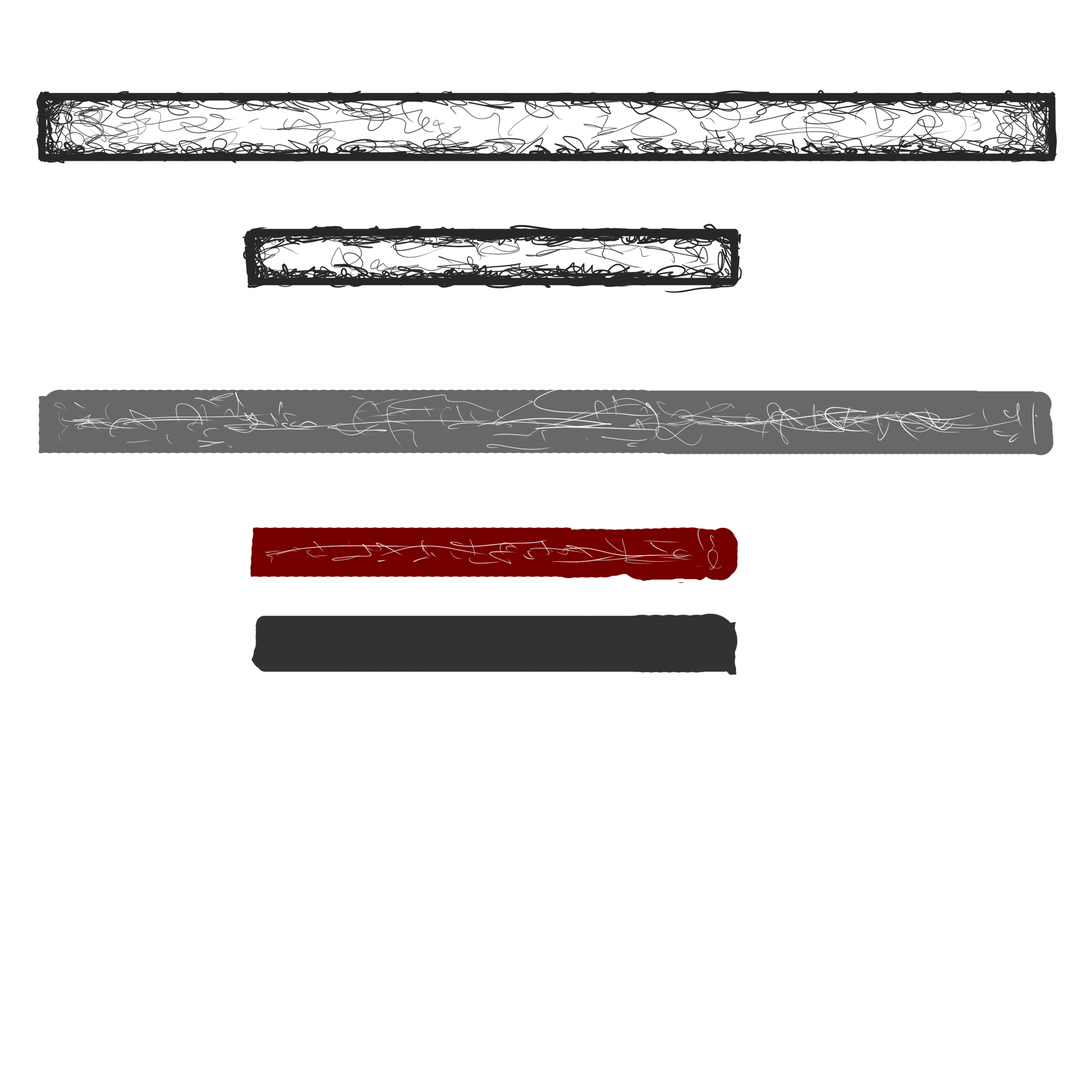
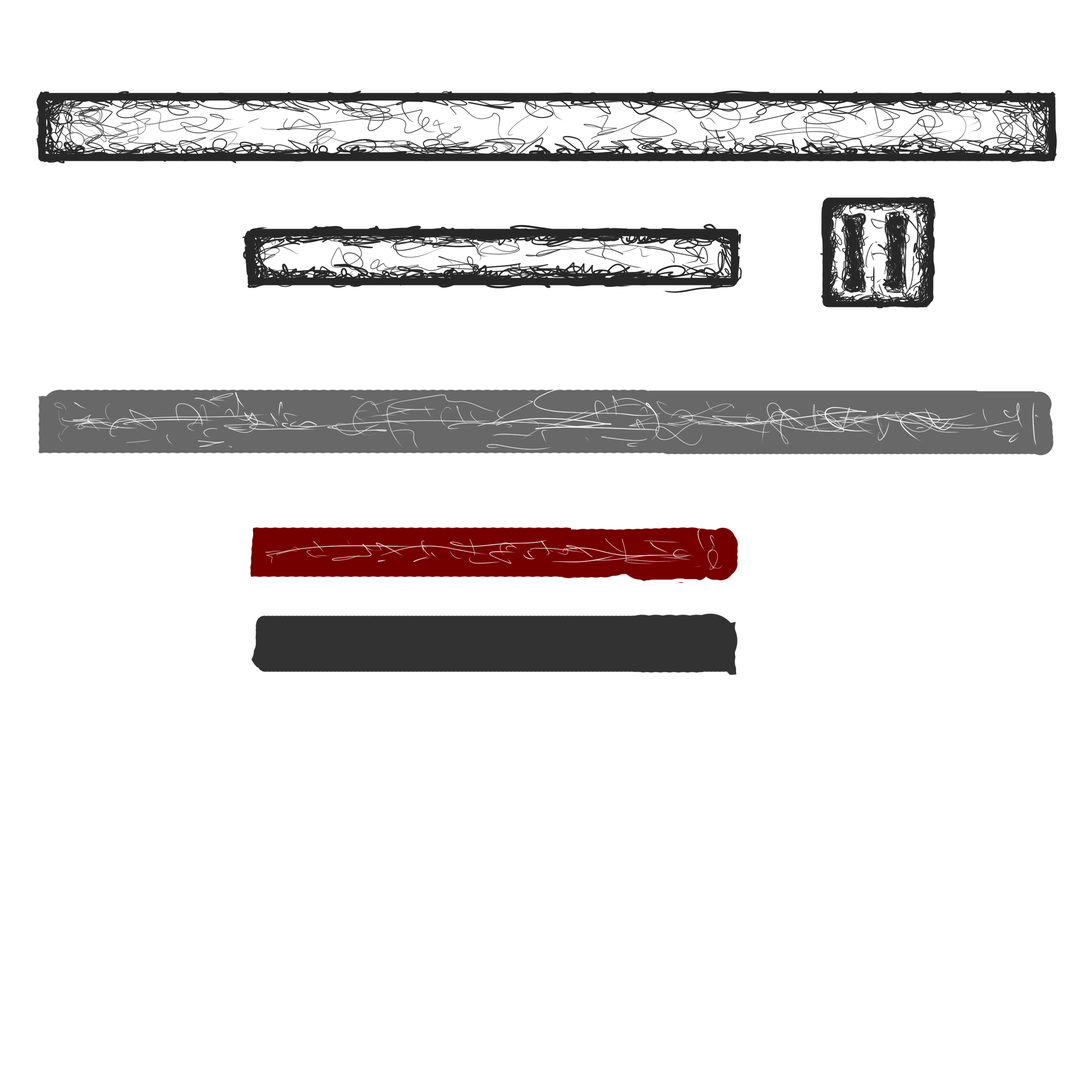
Two versions of the same layered image (1091×1091). Layer-by-layer changes:
added layer "Слой 4" above "Слой 1" over [820, 196, 937, 309]
